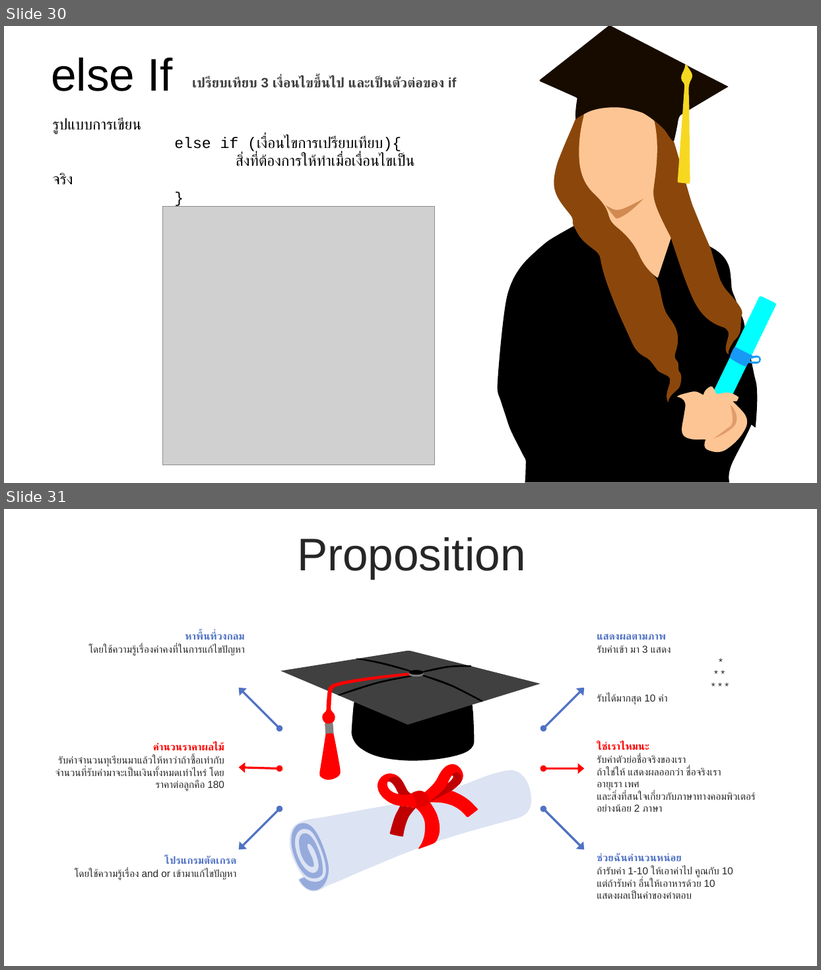
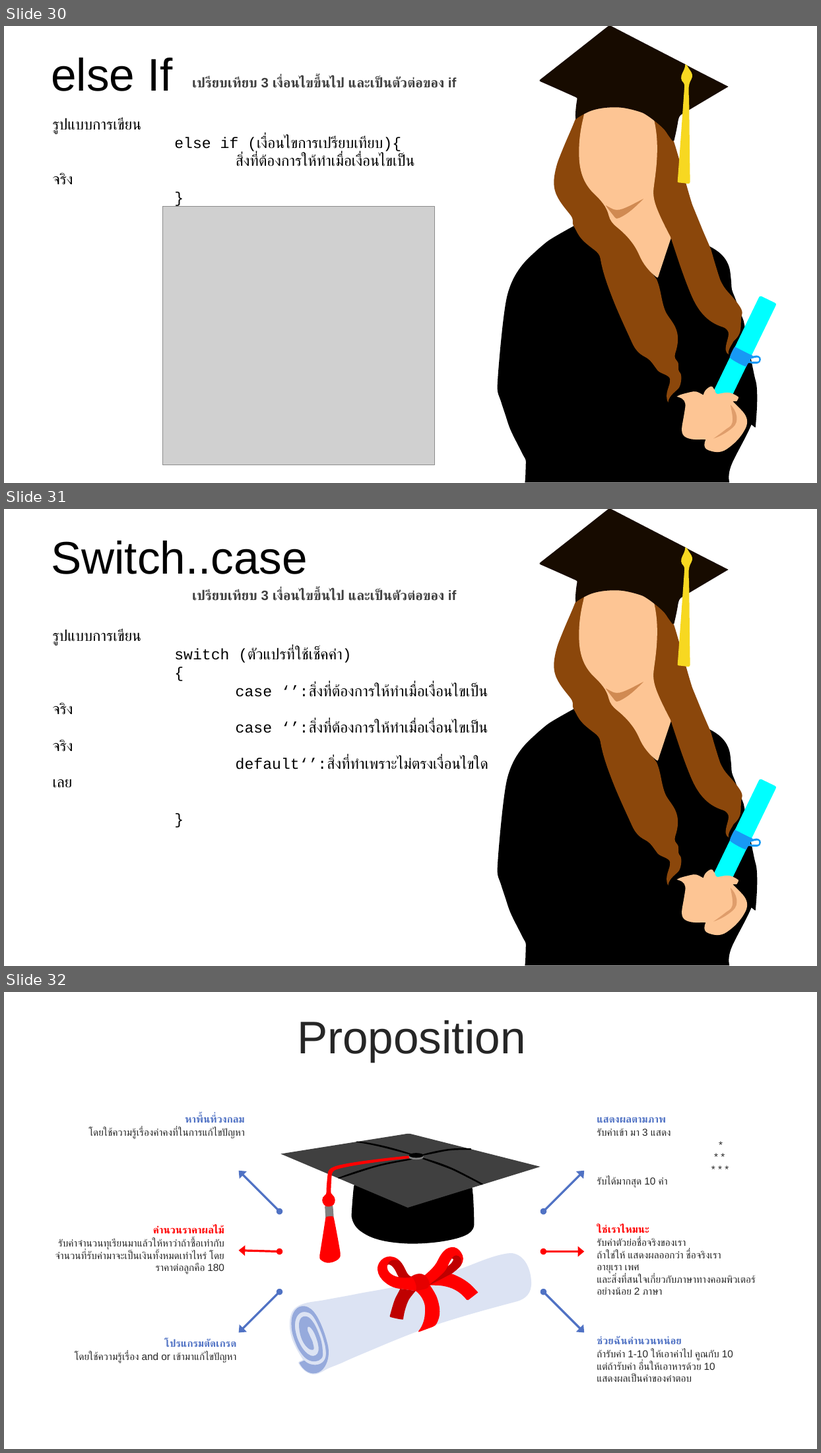
Before and after one commit to WatcharapolxFa/SolveProblemsIn-C-Language, a slide deck: LearnC/C.pptx. Shown one above the other, each under a label of ours: slides 30 and 31 before the commit, slides 30, 31 and 32 after it. The pictures are 821x970 and 821x1453 pixels, drawn with LibreOffice and Linux fonts; fonts in the diff are those of the drawing; grey boxes stand for pictures. Boxes give left, top, right and bottom in pixels: in the first picture for what was removed or moved away, otherwise in the second. Text is boxed around its words. In the diff, an @@ line names an element or a change of style, - is before the commit and + after.

```diff
--- a/LearnC/C.pptx
+++ b/LearnC/C.pptx
@@ slide 31 added at (x1=4, y1=509, x2=817, y2=966), background #FFFFFF @@
@@ text added at (x1=51, y1=540, x2=308, y2=574), 54 pt, text #000000 @@
+Switch..case
@@ text added at (x1=192, y1=590, x2=456, y2=601), 16 pt, text #404040, bold @@
+เปรียบเทียบ 3 เงื่อนไขขึ้นไป และเป็นตัวต่อของ if
@@ text added at (x1=53, y1=629, x2=488, y2=770), 18 pt, text #000000 @@
+รูปแบบการเขียน
+switch (ตัวแปรที่ใช้เช็คค่า)
+{
+case ‘’:สิ่งที่ต้องการให้ทำเมื่อเงื่อนไขเป็นจริง
+case ‘’:สิ่งที่ต้องการให้ทำเมื่อเงื่อนไขเป็นจริง
+default‘’:สิ่งที่ทำเพราะไม่ตรงเงื่อนไขใดเลย
+}
@@ group added at (x1=498, y1=509, x2=776, y2=966): 11 freeform shapes @@
@@ what was slide 31 is now slide 32 @@
```
Also in this commit, not shown: 11 other slides added, 5 other files.
